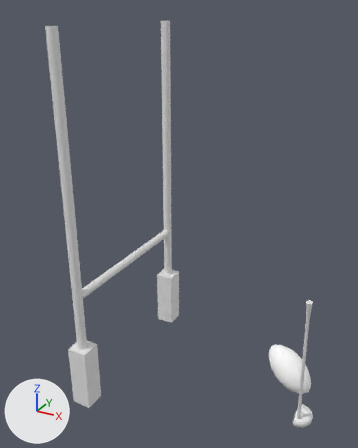
A saved change to the Blender file Cyril/Cyril.blend.
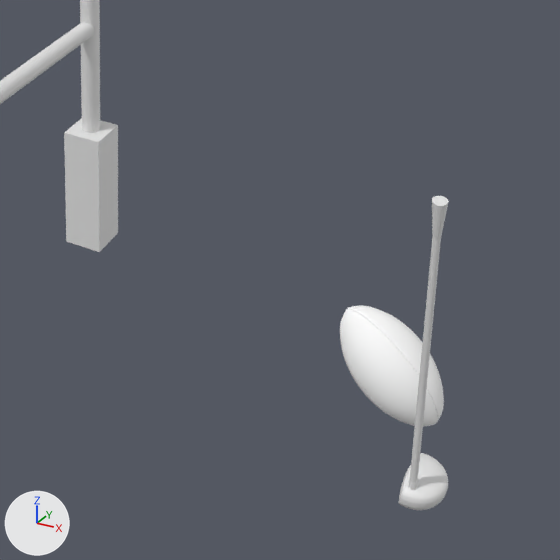
Each version is shown whole from a 50 mm lens placed at (10.61, -26.28, 21.75), pointed at (-2.65, -2.16, 9.7), then close up on the part from 37% to 100% of the width and 49% to 100% of the height. Every picture has the same lights, and +X, +Y and +Z are marked at lower left.
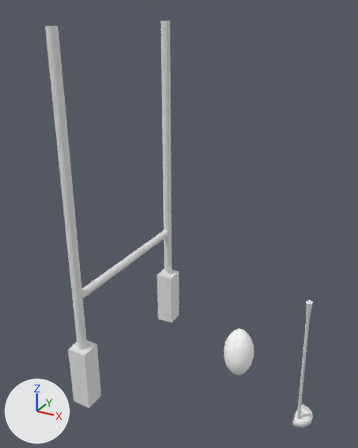
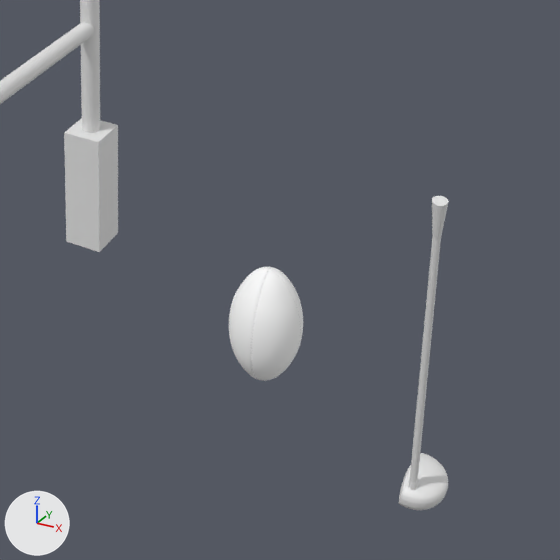
Changed parts and their boxes (x1, y1, x2, y2) in the close-ups (560 x 560 px):
'Sphere', moved, turned
    before: (340, 305, 444, 427)
    after: (229, 267, 303, 381)

Patch to the scene script:
```diff
--- a/Cyril/Cyril.blend.py
+++ b/Cyril/Cyril.blend.py
@@ ob_sphere @@
 ob_sphere = bpy.data.objects.new('Sphere', me_sphere)
-ob_sphere.location = (4.43, 0.0, 0.0)
-ob_sphere.rotation_euler = (-2.712, -0.752, -0.718)  # degrees (-155, -43, -41)
+ob_sphere.location = (0.85, 0.0, 0.0)
 ob_sphere.scale = (1.0, 1.0, 0.951)
```
